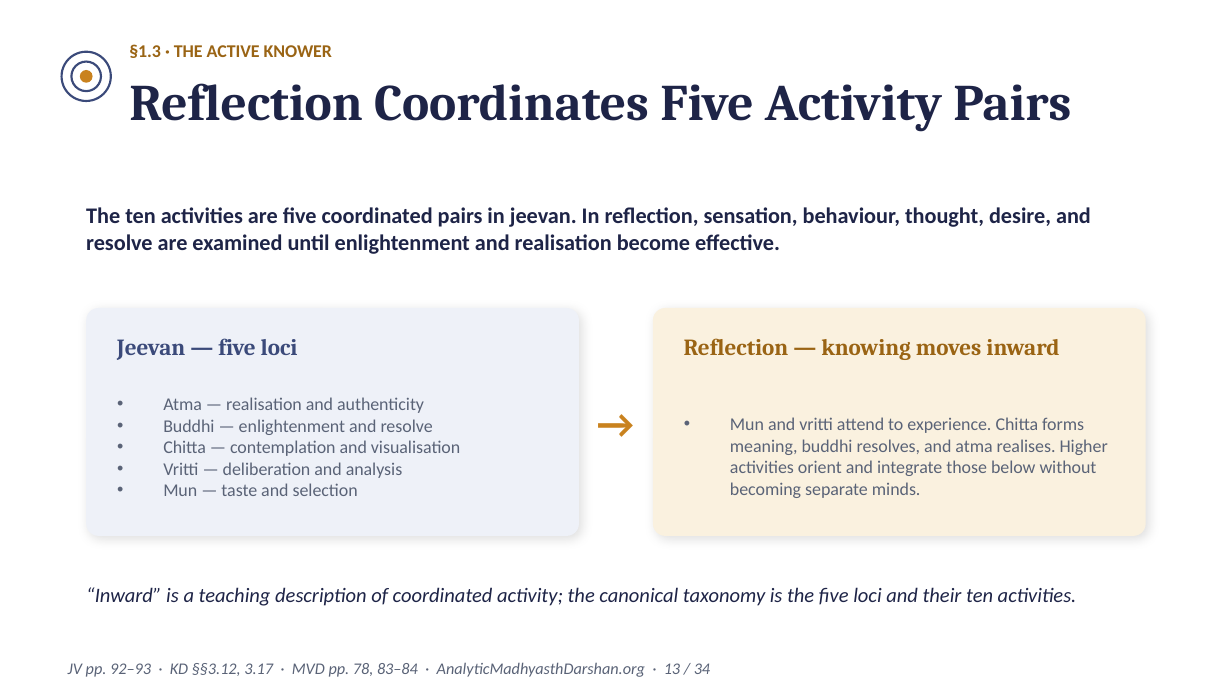
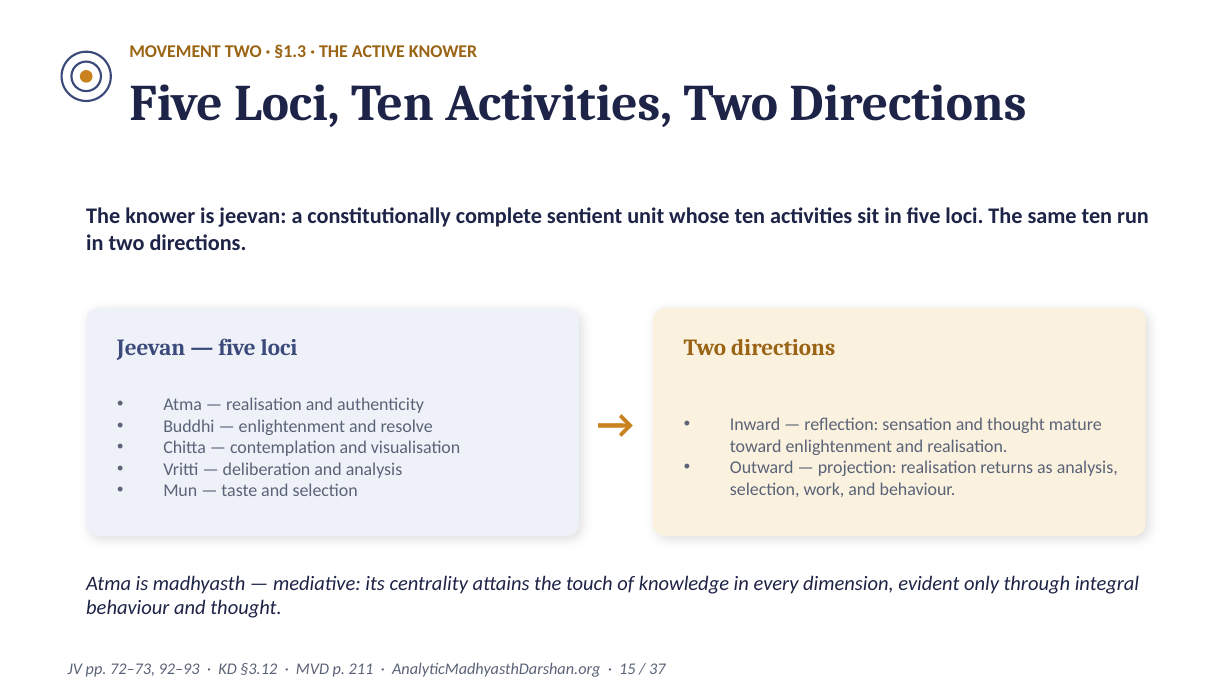
Before and after one commit to raghavamohan/AnalyticMadhyasthDarshan, a slide deck: slide 15 of Studies/The-Epistemology-of-Coexistence/The-Epistemology-of-Coexistence-Madhyasth-Darshan.pptx (slide 13 before the commit). Drawn at 1232x693 pixels with LibreOffice and Linux fonts; fonts in the diff are those of the drawing. Boxes give left, top, right and bottom in pixels: in the first picture for what was removed or moved away, otherwise in the second. Text is boxed around its words. In the diff, an @@ line names an element or a change of style, - is before the commit and + after.

```diff
--- a/Studies/The-Epistemology-of-Coexistence/The-Epistemology-of-Coexistence-Madhyasth-Darshan.pptx
+++ b/Studies/The-Epistemology-of-Coexistence/The-Epistemology-of-Coexistence-Madhyasth-Darshan.pptx
@@ text at bbox=[129, 44, 477, 58]: text changed @@
-§1.3 · THE ACTIVE KNOWER
+MOVEMENT TWO · §1.3 · THE ACTIVE KNOWER
@@ text at bbox=[129, 84, 1026, 127]: text changed @@
-Reflection Coordinates Five Activity Pairs
+Five Loci, Ten Activities, Two Directions
@@ text at bbox=[86, 207, 1149, 250]: text changed @@
-The ten activities are five coordinated pairs in jeevan. In reflection, sensation, behaviour, thought, desire, and resolve are examined until enlightenment and realisation become effective.
+The knower is jeevan: a constitutionally complete sentient unit whose ten activities sit in five loci. The same ten run in two directions.
@@ text at bbox=[684, 339, 835, 355]: text changed @@
-Reflection — knowing moves inward
+Two directions
@@ text at bbox=[730, 417, 1118, 497]: text changed @@
-• Mun and vritti attend to experience. Chitta forms meaning, buddhi resolves, and atma realises. Higher activities orient and integrate those below without becoming separate minds.
+• Inward — reflection: sensation and thought mature toward enlightenment and realisation.
+• Outward — projection: realisation returns as analysis, selection, work, and behaviour.
@@ text at bbox=[86, 575, 1139, 618]: text changed @@
-“Inward” is a teaching description of coordinated activity; the canonical taxonomy is the five loci and their ten activities.
+Atma is madhyasth — mediative: its centrality attains the touch of knowledge in every dimension, evident only through integral behaviour and thought.
@@ text at bbox=[68, 662, 665, 677]: text changed @@
-JV pp. 92–93 · KD §§3.12, 3.17 · MVD pp. 78, 83–84 · AnalyticMadhyasthDarshan.org · 13 / 34
+JV pp. 72–73, 92–93 · KD §3.12 · MVD p. 211 · AnalyticMadhyasthDarshan.org · 15 / 37
```
Also in this commit, not shown: 31 other slides changed, 5 slides added, 2 slides removed.
